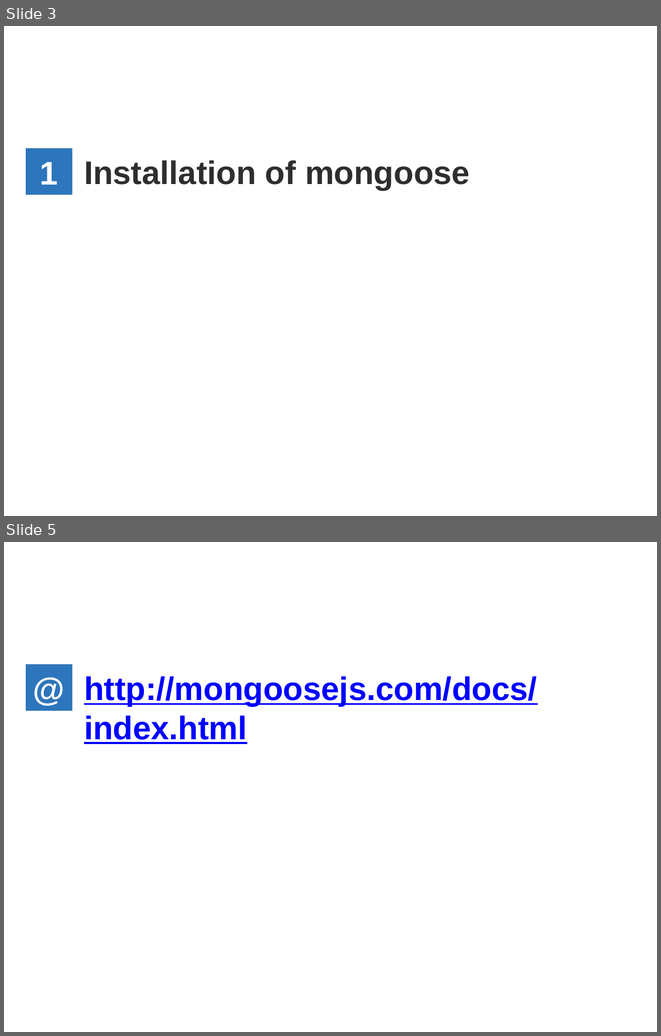
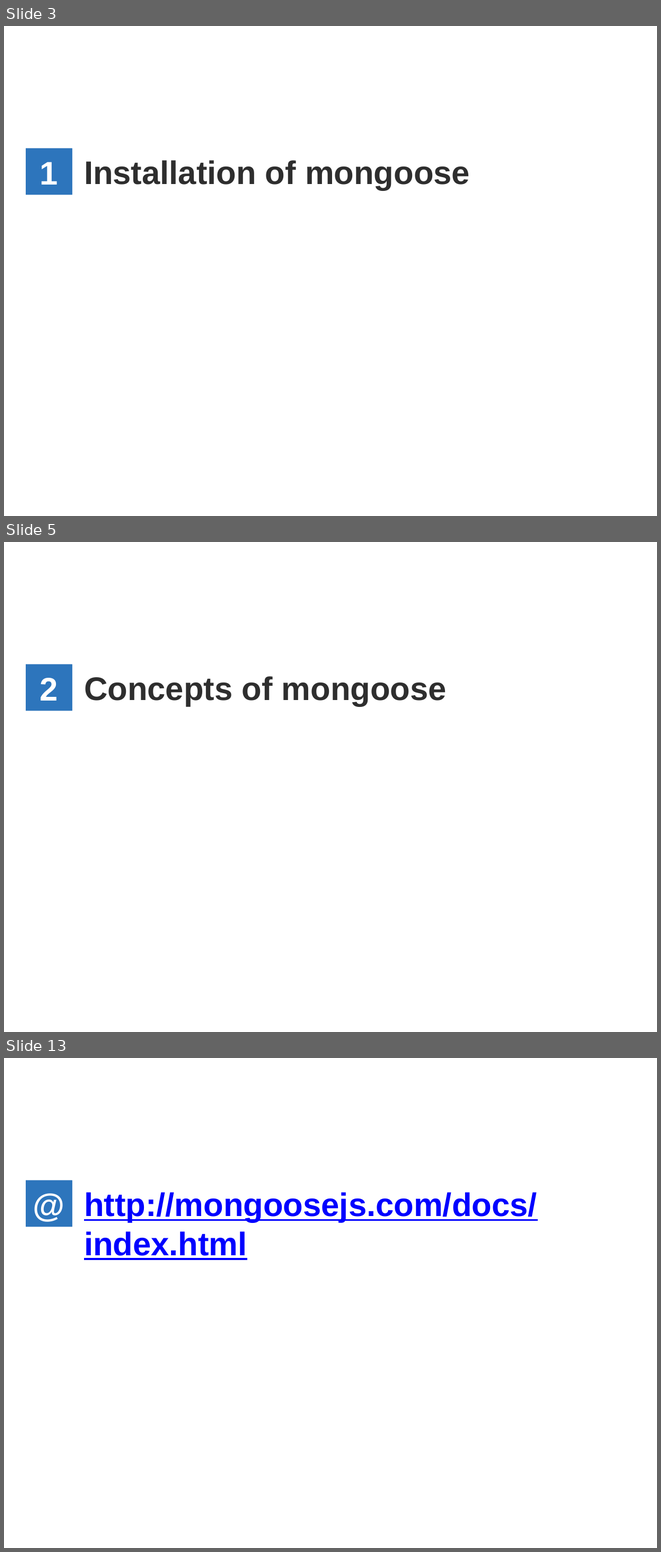
Before and after one commit to WenhaoXu/full-stack-web-course, a slide deck: db/mongodb/2017/materials/MongoDB_CH5_Using_in_nodeJS.pptx. Shown one above the other, each under a label of ours: slides 3 and 5 before the commit, slides 3, 5 and 13 after it; the slides between them are not shown. The pictures are 661x1036 and 661x1552 pixels, drawn with LibreOffice and Linux fonts; fonts in the diff are those of the drawing; background and template pictures are left out. Boxes give left, top, right and bottom in pixels: in the first picture for what was removed or moved away, otherwise in the second. Text is boxed around its words. In the diff, an @@ line names an element or a change of style, - is before the commit and + after.

Commit message:
update mongoose ppt

```diff
--- a/db/mongodb/2017/materials/MongoDB_CH5_Using_in_nodeJS.pptx
+++ b/db/mongodb/2017/materials/MongoDB_CH5_Using_in_nodeJS.pptx
@@ slide 5 added at box(4, 542, 657, 1032), background #FFFFFF; not listed: 1 template element that a slide beside it also shows @@
@@ text added at box(26, 664, 72, 711), fill #2D75BC, 36 pt, text #FFFFFF, bold @@
+2
@@ text added at box(84, 676, 447, 706), 36 pt, text #2E2E2E, bold @@
+Concepts of mongoose
@@ what was slide 5 is now slide 13 @@
```
Also in this commit, not shown: 2 slides changed, 7 other slides added.
